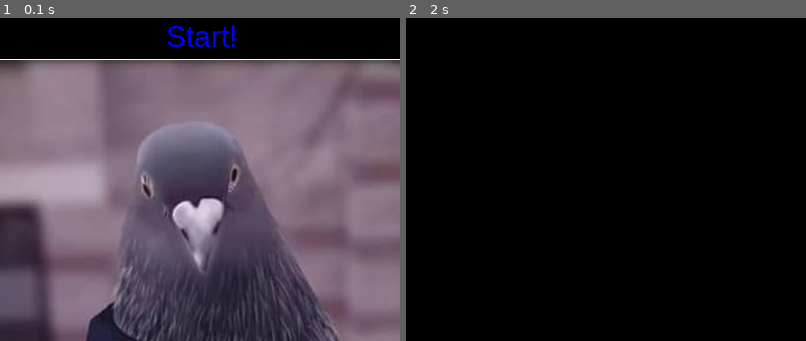
Above: before the commit, frames 1-2 (left to right).
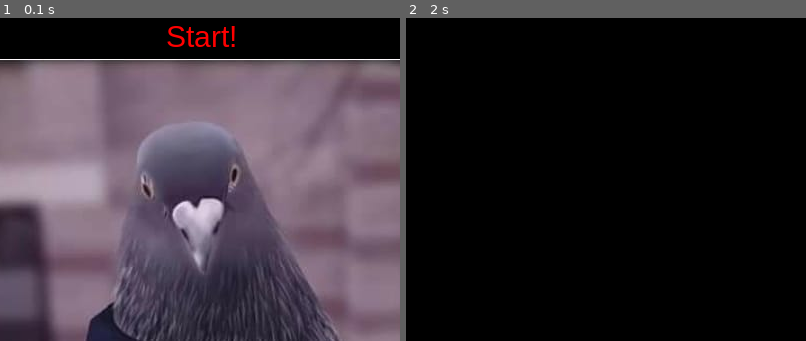
Above: after the commit, the same moments.

Repository: SudaisX/Snakes-and-Kabootars
Game: pygame game, started from Start Screen.py
Two runs of this game, one before a commit and one after it. Both use one fixed random seed, a clock stepped at 60 frames per second and the inputs below.
Inputs (mouse positions are % of the whole screen's width and height, from its top left):
- Up to frame 1 (0.1 s): no input
- Up to frame 2 (2 s): press the mouse at (67, 4) at 0.37 s; move the mouse to (56, 13) at 0.47 s; release the mouse at (46, 22) at 0.6 s; click "Start!" at 1.77 s
The pictures show only the part of the screen within x 42-92%, y 1-51%; the shares and areas given below are measured in that part.

The runs differ from the first frame. In frame 1, 0.5% of the frame differs, in the area x 41-59%, y 2-9%; in frame 2, nothing differs.

Commit message:
Update 5
Added some comments.

Diff:
--- a/Start Screen.py
+++ b/Start Screen.py
@@ -21,7 +21,7 @@
         screen.blit(hellotext,(5,5))    #test text
         screen.blit(background,(-150,50)) #blit the background
 
-        button_text = font.render("Start!",True,'Blue') # start button text
+        button_text = font.render("Start!",True,'Red') # start button text
         screen.blit(button_text,(500,10))
 
         start_button = create_button(500,10,button_text.get_width(),button_text.get_height(),'Blue','Blue')
@@ -46,12 +46,13 @@
         if click[0] == 1:
             return True                                         #when the click is on the button move to player choosing screen
         else:
-            pygame.draw.rect(screen, activecolor,(x,y,width,height))
+            pygame.draw.rect(screen, activecolor,(x,y,width,height)) #when not hovering keep it dormant
 
 
-def player_select():
+def player_select(): # second screen
     while True:
         screen.fill('Black')
+
         for event in pygame.event.get():
             if event.type == pygame.QUIT:
                 pygame.quit()
